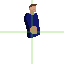
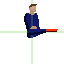
Layered file, before and after one edit (w=64, h=64). Changes by layer:
added layer "one_handed_firing_0" above "head" over [left=29, top=29, right=58, bottom=35]
